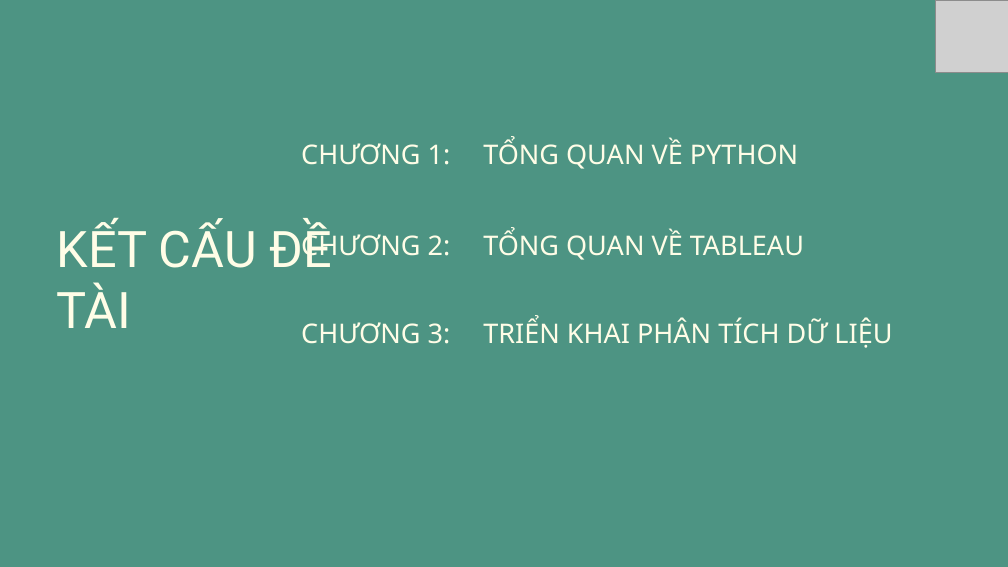
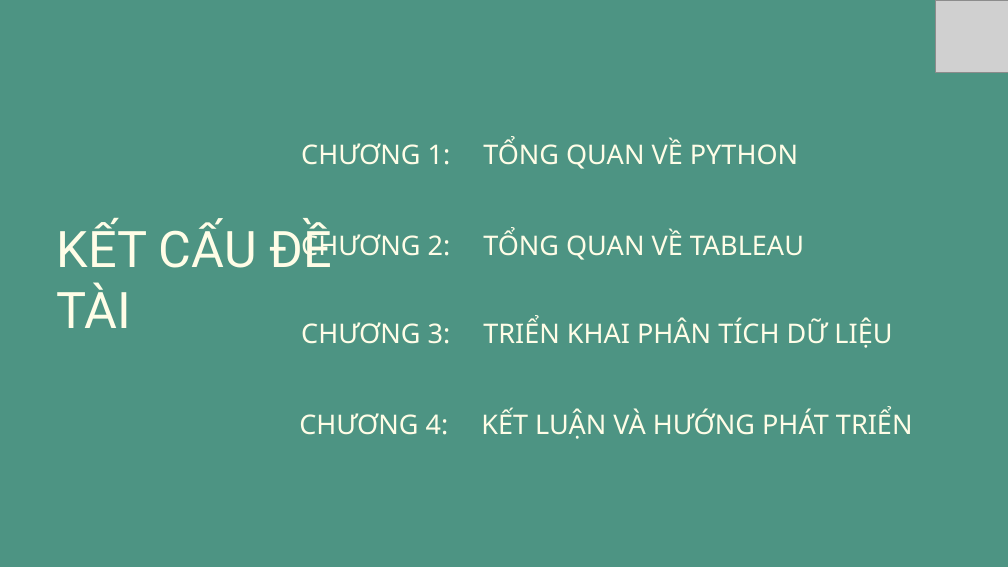
Before and after one commit to nhamct/ThucTapNN45K, a slide deck: slide 2 of 18. Nguyễn Thị Thanh Thư/CTTNham_NTTThu.pptx. Drawn at 1008x567 pixels with LibreOffice and Linux fonts; fonts in the diff are those of the drawing; grey boxes stand for pictures. Boxes give left, top, right and bottom in pixels: in the first picture for what was removed or moved away, otherwise in the second. Text is boxed around its words. In the diff, an @@ line names an element or a change of style, - is before the commit and + after.

```diff
--- a/18. Nguyễn Thị Thanh Thư/CTTNham_NTTThu.pptx
+++ b/18. Nguyễn Thị Thanh Thư/CTTNham_NTTThu.pptx
@@ text added at (299,413,449,435), 38.6 pt, text #FFFDE7 @@
+CHƯƠNG 4:
@@ text added at (481,409,913,439), 38.6 pt, text #FFFDE7 @@
+KẾT LUẬN VÀ HƯỚNG PHÁT TRIỂN
```
Also in this commit, not shown: 3 other slides changed, 2 slides added, 14 other files.
